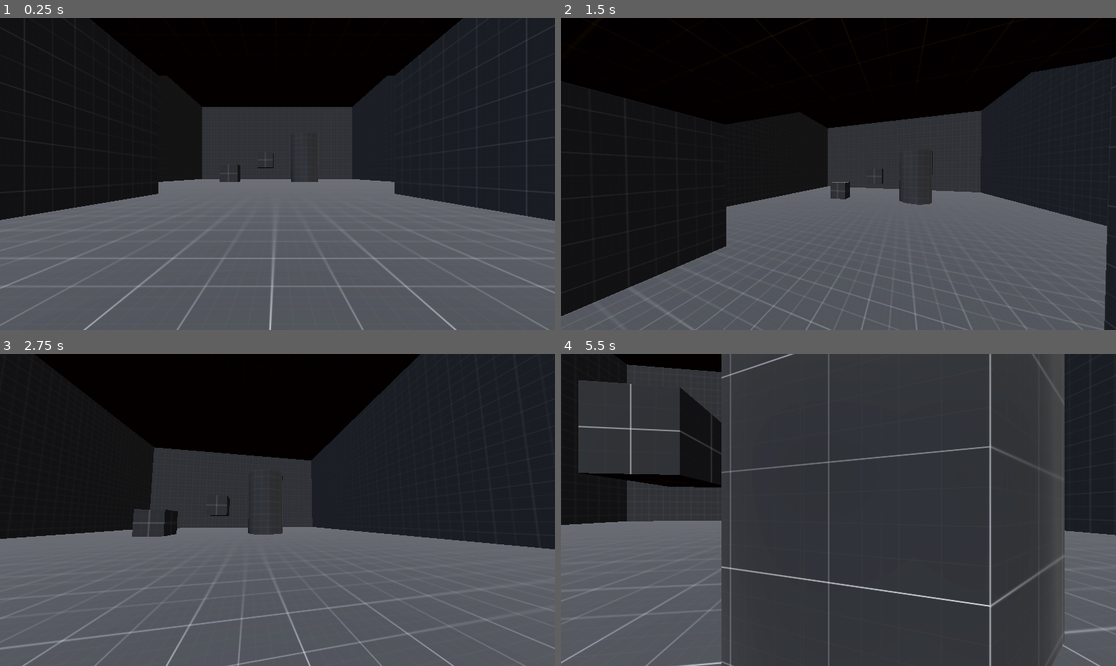
Above: before the commit, frames 1-4 (two rows, left to right).
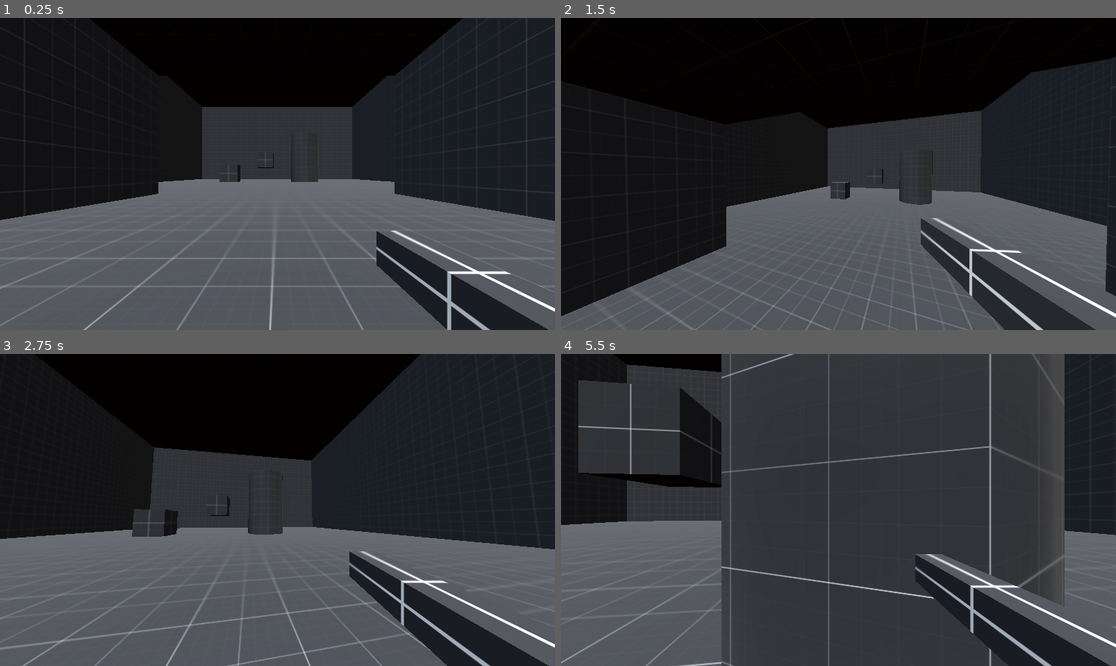
Above: after the commit, the same moments.

Repository: notalastor/ultrakill
Game: Godot game, scene res://Scenes/World.tscn
Same seed, same stepped clock (60 frames per second), same inputs: the game is played once before the commit and once after it.
Inputs (mouse positions are in pixels of both pictures, inside the frame that each line leads up to):
- Up to frame 1 (0.25 s): no input
- Up to frame 2 (1.5 s): tap Enter at 0.5 s; move the mouse to (866, 174) at 0.52 s; hold Shift (sprint) 0.53-1.28 s; hold W (up) from 0.53 s (still down); tap Space (jump) at 0.77 s; move the mouse to (810, 174) at 1.27 s; tap Shift (sprint) at 1.35 s
- Up to frame 3 (2.75 s): keep holding W (up); tap Space (jump) at 1.52 s; move the mouse to (288, 503) at 2.02 s; hold Shift (sprint) from 2.03 s (still down)
- Up to frame 4 (5.5 s): keep holding W (up); move the mouse to (832, 516) at 2.77 s; release Shift (sprint) at 2.78 s; tap Shift (sprint) at 2.85, 4.35 s; tap Space (jump) at 3.02, 3.77, 4.52 s; move the mouse to (877, 513) at 3.52 s; hold Shift (sprint) 3.53-4.28 s; move the mouse to (794, 506) at 4.27 s; move the mouse to (844, 510) at 5.02 s; hold Shift (sprint) from 5.03 s (still down)

The runs differ from the first frame. In frame 1, 4.1% of the frame differs, in the area x 67-100%, y 68-100%; in frame 2, 4.2%; in frame 3, 4.5%; in frame 4, 5.7%, in the area x 63-100%, y 64-100%.

Commit message:
fixing bugs

Diff:
--- a/Scenes/player.tscn
+++ b/Scenes/player.tscn
@@ -1,8 +1,15 @@
-[gd_scene load_steps=3 format=3 uid="uid://c3v2iggb5epkf"]
+[gd_scene load_steps=5 format=3 uid="uid://c3v2iggb5epkf"]
 
 [ext_resource type="Script" uid="uid://bgc4j1vhg0u86" path="res://Scripts/Player.gd" id="1_4flbx"]
+[ext_resource type="Texture2D" uid="uid://cddmoo0jlyj3f" path="res://models/textures/Dark/texture_03.png" id="2_cvnsp"]
 
 [sub_resource type="CapsuleShape3D" id="CapsuleShape3D_wydro"]
+
+[sub_resource type="StandardMaterial3D" id="StandardMaterial3D_6t5aa"]
+albedo_texture = ExtResource("2_cvnsp")
+uv1_scale = Vector3(0.5, 0.5, 0.5)
+uv1_triplanar = true
+uv2_triplanar = true
 
 [node name="Player" type="CharacterBody3D"]
 script = ExtResource("1_4flbx")
@@ -15,3 +22,8 @@
 transform = Transform3D(1, 0, 0, 0, 1, 0, 0, 0, 1, 0, 1.67939, 0)
 
 [node name="Camera3D" type="Camera3D" parent="Head"]
+
+[node name="CSGBox3D" type="CSGBox3D" parent="Head/Camera3D"]
+transform = Transform3D(1, 0, 0, 0, 1, 0, 0, 0, 1, 0.341569, -0.217496, -0.341015)
+size = Vector3(0.1, 0.1, 0.5)
+material = SubResource("StandardMaterial3D_6t5aa")
--- a/Scripts/Player.gd
+++ b/Scripts/Player.gd
@@ -19,7 +19,7 @@
 const FOV_CHANGE = 1.5
 
 # Weapon sway variables
-const WEAPON_SWAY_AMOUNT = 10.0
+const WEAPON_SWAY_AMOUNT = 0.02
 const WEAPON_SWAY_SPEED = 0.9998253
 
 # Get the gravity from the project settings to be synced with RigidBody nodes.
@@ -27,7 +27,7 @@
 
 @onready var head: Node3D = $Head
 @onready var camera: Camera3D = $Head/Camera3D
-@onready var weapon_pivot: Node3D
+@onready var weapon_pivot: Node3D = $Head/Camera3D/CSGBox3D
 
 
 func _ready() -> void:
